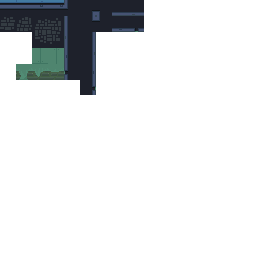
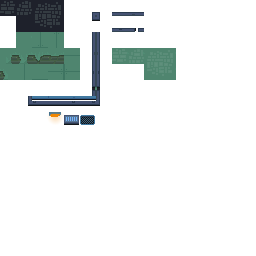
The second 256 × 256 image is a revision of the first. Changes to its layers:
removed layer "Layer 14" over 112, 0, 128, 12
removed layer "Layer 15" over 128, 0, 144, 12
removed layer "Layer 16" over 112, 16, 144, 32
removed layer "Layer 17" over 80, 32, 92, 95
removed layer "Layer 19 copy 2" over 80, 16, 112, 32
removed layer "Layer 19 copy" over 80, 0, 112, 16
removed layer "Layer 18" over 64, 0, 80, 17
removed layer "Layer 13" over 0, 0, 80, 80
added layer "Layer 25" (29%) above "Layer 24" over 47, 112, 64, 125
added layer "Layer 24" above "Layer 18 copy 14" over 0, 0, 176, 125
